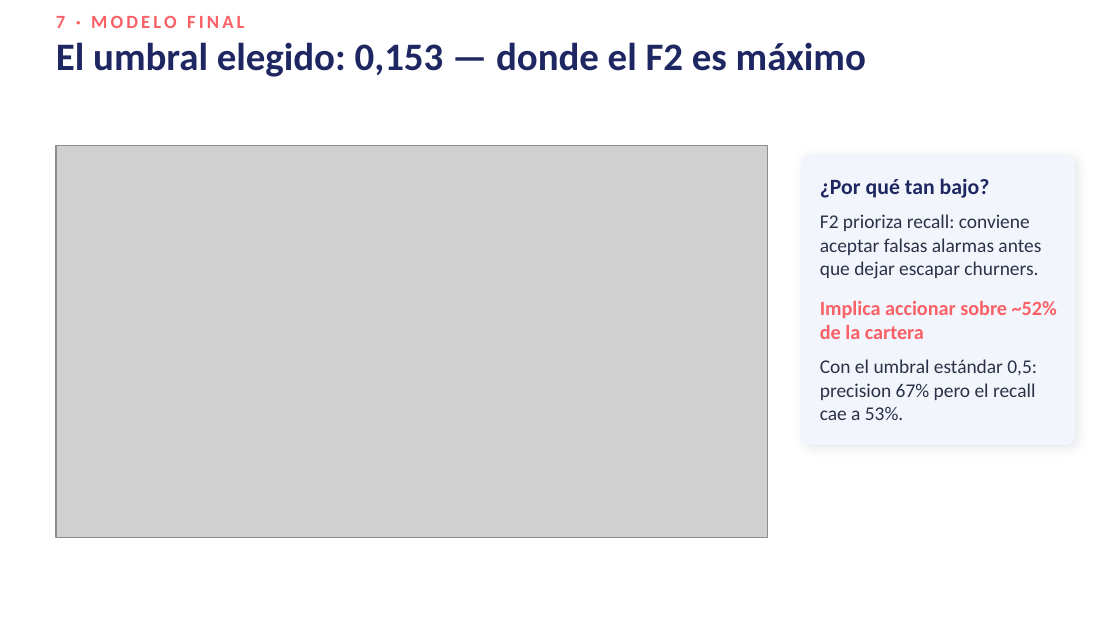
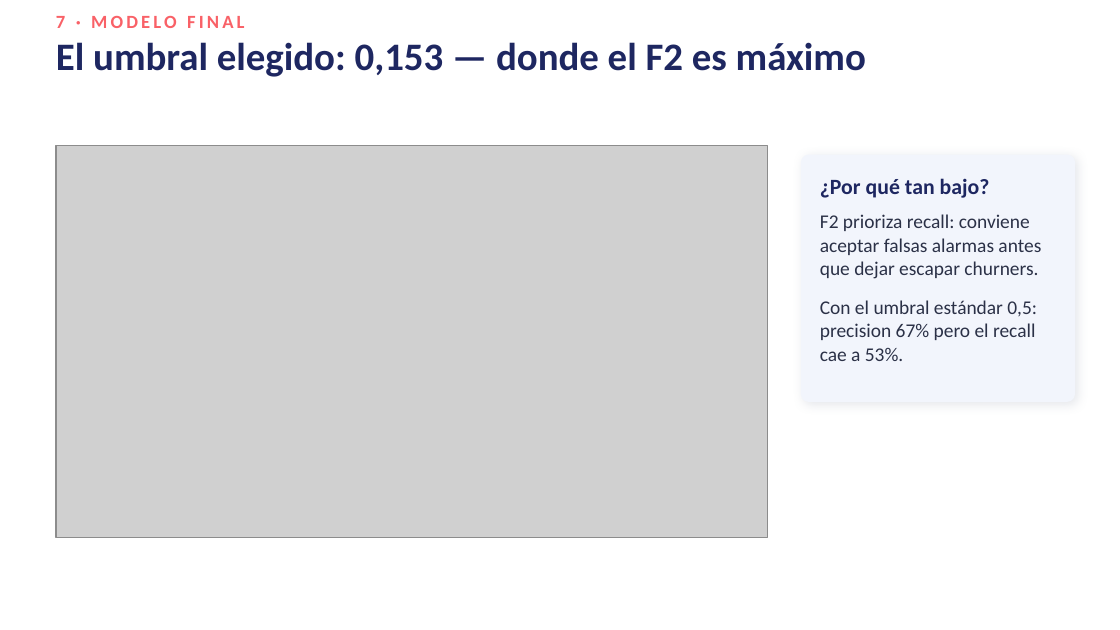
Before and after one commit to FelipeTamaki/Final-Predictivo-Churn, a slide deck: slide 13 of Presentacion_Final_Churn.pptx. Drawn at 1120x630 pixels with LibreOffice and Linux fonts; fonts in the diff are those of the drawing; grey boxes stand for pictures. Boxes give left, top, right and bottom in pixels: in the first picture for what was removed or moved away, otherwise in the second. Text is boxed around its words. In the diff, an @@ line names an element or a change of style, - is before the commit and + after.

```diff
--- a/Presentacion_Final_Churn.pptx
+++ b/Presentacion_Final_Churn.pptx
@@ rounded rectangle: place and size @@
-rounded rectangle at [801, 155, 1075, 445]
+rounded rectangle at [801, 155, 1075, 402]
@@ text at [820, 301, 1057, 339]: paragraph removed @@
-Implica accionar sobre ~52% de la cartera
```
Also in this commit, not shown: 8 other slides changed.
